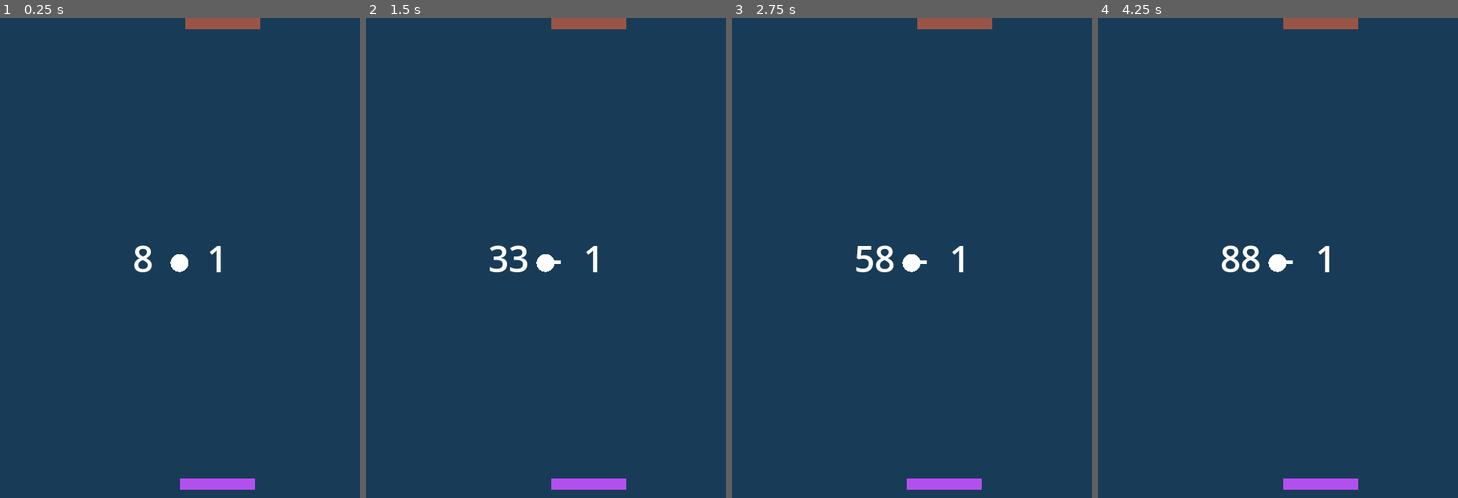
Above: before the commit, frames 1-4 (left to right).
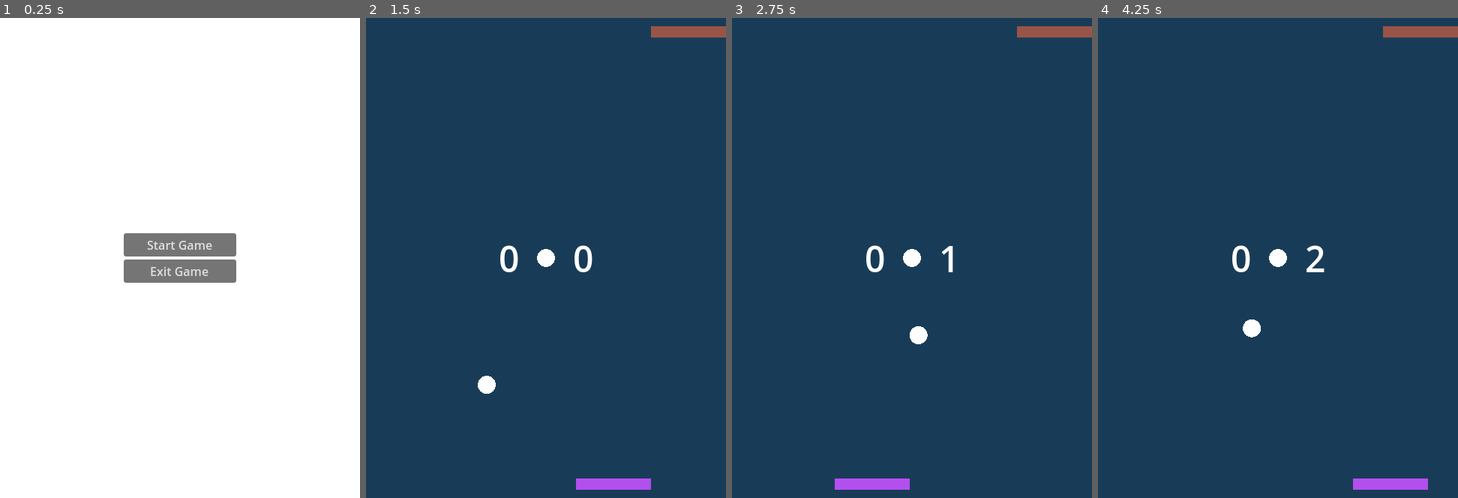
Above: after the commit, the same moments.

Repository: pozbliz/godot_pong
Game: Godot game, scene res://main.tscn
Same seed, same stepped clock (60 frames per second), same inputs: the game is played once before the commit and once after it.
Inputs (mouse positions are in pixels of both pictures, inside the frame that each line leads up to):
- Up to frame 1 (0.25 s): no input
- Up to frame 2 (1.5 s): click (546, 243) at 0.5 s, where only the run after the commit has a clickable "Start Game"; hold Right (move_right) from 1.28 s (still down)
- Up to frame 3 (2.75 s): release Right (move_right) at 2.03 s; hold Left (move_left) from 2.03 s (still down)
- Up to frame 4 (4.25 s): release Left (move_left) at 2.78 s; hold Right (move_right) from 2.78 s (still down)

The runs differ from the first frame. In frame 1, 100% of the frame differs, in the area x 0-100%, y 0-100%; in frame 2, 2.1%; in frame 3, 2.7%; in frame 4, 2.7%.

Commit message:
fix: remove continuous collision with goal zone

Diff:
--- a/ball.gd
+++ b/ball.gd
@@ -2,19 +2,20 @@
 
 
 @export var speed := 200.0
+@export var speed_increase := 20.0
 @export var ball_radius := 12
 @export var ball_color := Color.WHITE
 var direction
+var game_started := false
 
 
 func _ready() -> void:
-	print(position)
 	direction = Vector2.ZERO
-	direction.y = 1 if randf() <= 0.5 else -1
-	direction.x = randf_range(-0.7, 0.7)
 
 func _physics_process(delta):
-	print(position)
+	if not game_started:
+		return
+
 	var velocity = direction.normalized() * speed
 	var collision = move_and_collide(velocity * delta)
 
@@ -22,8 +23,14 @@
 		var normal = collision.get_normal()
 		direction = direction.bounce(normal).normalized()
 
+		speed = speed + speed_increase
+
 func _draw():
 	draw_circle(Vector2.ZERO, ball_radius, ball_color)
 
 func start(pos):
 	position = pos
+	game_started = true
+	direction.y = 1 if randf() <= 0.5 else -1
+	direction.x = randf_range(-0.7, 0.7)
+	await get_tree().create_timer(1).timeout
--- a/ball.tscn
+++ b/ball.tscn
@@ -6,6 +6,9 @@
 radius = 12.0
 
 [node name="Ball" type="CharacterBody2D"]
+light_mask = 4
+position = Vector2(240, 320)
+collision_layer = 4
 script = ExtResource("1_x8fbi")
 metadata/_edit_group_ = true
 
--- a/enemy_bar.gd
+++ b/enemy_bar.gd
@@ -1,8 +1,9 @@
 extends Node2D
 
-@export var speed := 200
+@export var speed := 300
 var screen_size
 var direction
+
 
 func _ready() -> void:
 	screen_size = get_viewport_rect().size
@@ -14,7 +15,7 @@
 
 	var bar_size = $ColorRect.size.x
 	var max_x = Vector2(screen_size.x - bar_size, 0)
-	position = position.clamp(Vector2.ZERO, max_x)
+	position.x = clamp(position.x, 0, screen_size.x - $ColorRect.size.x)
 
 func choose_new_direction():
 	direction = 1 if randf() <= 0.5 else -1
--- a/enemy_bar.tscn
+++ b/enemy_bar.tscn
@@ -6,6 +6,7 @@
 size = Vector2(100, 15)
 
 [node name="EnemyBar" type="CharacterBody2D"]
+collision_mask = 4
 script = ExtResource("1_14dic")
 metadata/_edit_group_ = true
 
--- a/enemy_goal.tscn
+++ b/enemy_goal.tscn
@@ -4,6 +4,7 @@
 size = Vector2(480, 10)
 
 [node name="EnemyGoal" type="Area2D"]
+collision_mask = 4
 
 [node name="CollisionShape2D" type="CollisionShape2D" parent="."]
 shape = SubResource("RectangleShape2D_faajd")
--- a/main.gd
+++ b/main.gd
@@ -1,51 +1,64 @@
 extends Node
 
-
+@export var ball_scene: PackedScene
 var player_score := 0
 var enemy_score := 0
 var scoring = false
 
+
 func _ready() -> void:
-	$PlayerBar.start($PlayerStartPosition.position)
-	$EnemyBar.start($EnemyStartPosition.position)
-	$Ball.start($BallStartPosition.position)
-	$HUD/HBoxContainer/PlayerScore.text = str(0)
-	$HUD/HBoxContainer/EnemyScore.text = str(0)
-
 	$PlayerGoal.body_entered.connect(_on_player_goal_body_entered)
 	$EnemyGoal.body_entered.connect(_on_enemy_goal_body_entered)
+	$MainMenu/VBoxContainer/StartGameButton.pressed.connect(_on_start_game_button_pressed)
+	$MainMenu/VBoxContainer/ExitGameButton.pressed.connect(_on_exit_game_button_pressed)
+
+	$HUD.hide()
 
 func _process(delta: float) -> void:
 	pass
 
 func new_game():
+	$HUD/HBoxContainer/PlayerScore.text = str(0)
+	$HUD/HBoxContainer/EnemyScore.text = str(0)
+
+	var ball: CharacterBody2D = ball_scene.instantiate()
+	add_child(ball)
+	new_round()
+
+func new_round():
 	reset_positions()
-	$HUD/HBoxContainer/PlayerScore.text = 0
-	$HUD/HBoxContainer/EnemyScore.text = 0
 
 func reset_positions():
-	$Ball.start($BallStartPosition.position)
 	$PlayerBar.start($PlayerStartPosition.position)
 	$EnemyBar.start($EnemyStartPosition.position)
+	$Ball.start($BallStartPosition.position)
 
 func _on_player_goal_body_entered(body: Node):
 	if scoring:
 		return
 
-	print("Player Goal")
+	print("Player Goal hit by: ", body.name, " at position: ", body.position)
 	scoring = true
 	enemy_score += 1
 	$HUD.update_enemy_score(enemy_score)
-	reset_positions()
 	scoring = false
+	new_round()
 
 func _on_enemy_goal_body_entered(body: Node):
 	if scoring:
 		return
 
-	print("Enemy Goal")
+	print("Enemy Goal hit by: ", body.name, " at position: ", body.position)
 	scoring = true
 	player_score += 1
 	$HUD.update_player_score(player_score)
-	reset_positions()
 	scoring = false
+	new_round()
+
+func _on_start_game_button_pressed():
+	$MainMenu.hide()
+	$HUD.show()
+	new_game()
+
+func _on_exit_game_button_pressed():
+	get_tree().quit()
--- a/main.tscn
+++ b/main.tscn
@@ -8,9 +8,11 @@
 [ext_resource type="PackedScene" uid="uid://x1e0kvu12ngm" path="res://player_goal.tscn" id="6_5vw27"]
 [ext_resource type="PackedScene" uid="uid://8o7rj4jyo5ki" path="res://hud.tscn" id="6_7mycd"]
 [ext_resource type="PackedScene" uid="uid://c2vv5ubdjigu" path="res://enemy_goal.tscn" id="7_kek77"]
+[ext_resource type="PackedScene" uid="uid://dd1iu5vnyhsmf" path="res://main_menu.tscn" id="9_kek77"]
 
 [node name="Main" type="Node"]
 script = ExtResource("1_0xm2m")
+ball_scene = ExtResource("4_1bvp3")
 
 [node name="GameBackground" type="ColorRect" parent="."]
 anchors_preset = 15
@@ -38,11 +40,13 @@
 position = Vector2(240, 614)
 
 [node name="EnemyStartPosition" type="Marker2D" parent="."]
-position = Vector2(240, 34)
+position = Vector2(240, 11)
 
 [node name="BallStartPosition" type="Marker2D" parent="."]
 position = Vector2(240, 320)
 
 [node name="HUD" parent="." instance=ExtResource("6_7mycd")]
 
+[node name="MainMenu" parent="." instance=ExtResource("9_kek77")]
+
 [connection signal="body_entered" from="PlayerGoal" to="." method="_on_player_goal_body_entered"]
--- /dev/null
+++ b/main_menu.tscn
@@ -0,0 +1,36 @@
+[gd_scene load_steps=2 format=3 uid="uid://dd1iu5vnyhsmf"]
+
+[sub_resource type="Theme" id="Theme_rhts7"]
+
+[node name="MainMenu" type="CanvasLayer"]
+
+[node name="ColorRect" type="ColorRect" parent="."]
+anchors_preset = 15
+anchor_right = 1.0
+anchor_bottom = 1.0
+grow_horizontal = 2
+grow_vertical = 2
+
+[node name="VBoxContainer" type="VBoxContainer" parent="."]
+custom_minimum_size = Vector2(150, 0)
+anchors_preset = 8
+anchor_left = 0.5
+anchor_top = 0.5
+anchor_right = 0.5
+anchor_bottom = 0.5
+offset_left = -48.0
+offset_top = -20.0
+offset_right = 48.0
+offset_bottom = 20.0
+grow_horizontal = 2
+grow_vertical = 2
+size_flags_horizontal = 4
+
+[node name="StartGameButton" type="Button" parent="VBoxContainer"]
+layout_mode = 2
+theme = SubResource("Theme_rhts7")
+text = "Start Game"
+
+[node name="ExitGameButton" type="Button" parent="VBoxContainer"]
+layout_mode = 2
+text = "Exit Game"
--- a/player_bar.tscn
+++ b/player_bar.tscn
@@ -6,6 +6,7 @@
 size = Vector2(100, 15)
 
 [node name="PlayerBar" type="CharacterBody2D"]
+collision_mask = 4
 script = ExtResource("1_y0dbh")
 
 [node name="ColorRect" type="ColorRect" parent="."]
--- a/player_goal.tscn
+++ b/player_goal.tscn
@@ -4,6 +4,7 @@
 size = Vector2(480, 10)
 
 [node name="PlayerGoal" type="Area2D"]
+collision_mask = 4
 
 [node name="CollisionShape2D" type="CollisionShape2D" parent="."]
 shape = SubResource("RectangleShape2D_tjyay")
--- a/walls.tscn
+++ b/walls.tscn
@@ -4,6 +4,7 @@
 size = Vector2(10, 640)
 
 [node name="Walls" type="StaticBody2D"]
+collision_mask = 4
 
 [node name="Left" type="CollisionShape2D" parent="."]
 position = Vector2(5, 319.5)
Not shown: 1 places in main.tscn that only renumber resources
